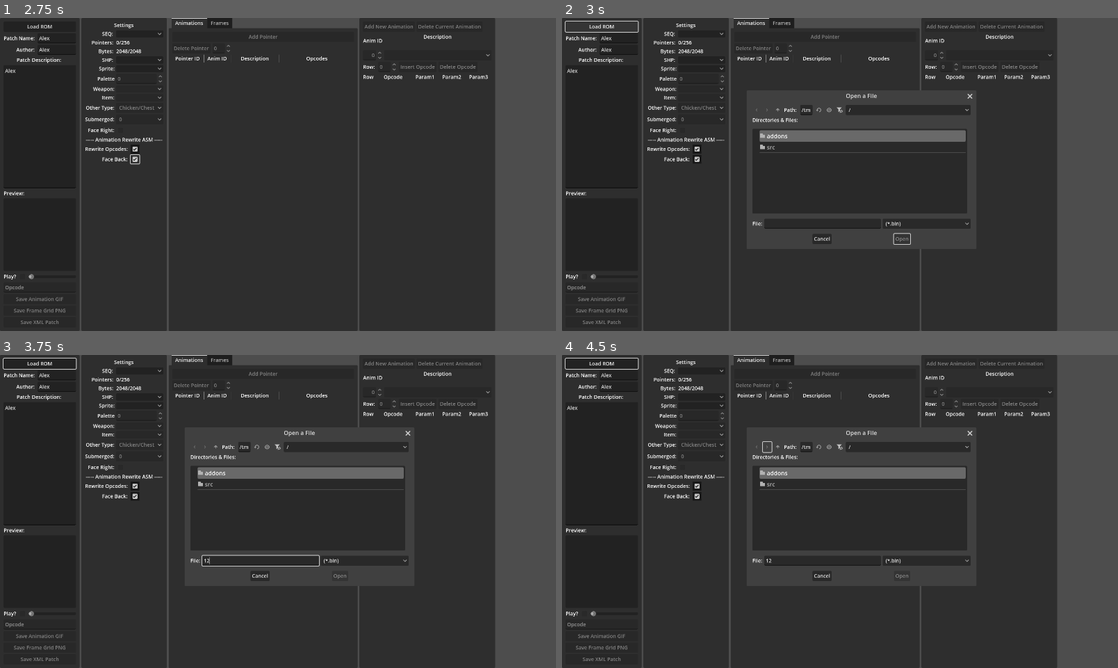
Above: before the commit, frames 1-4 (two rows, left to right).
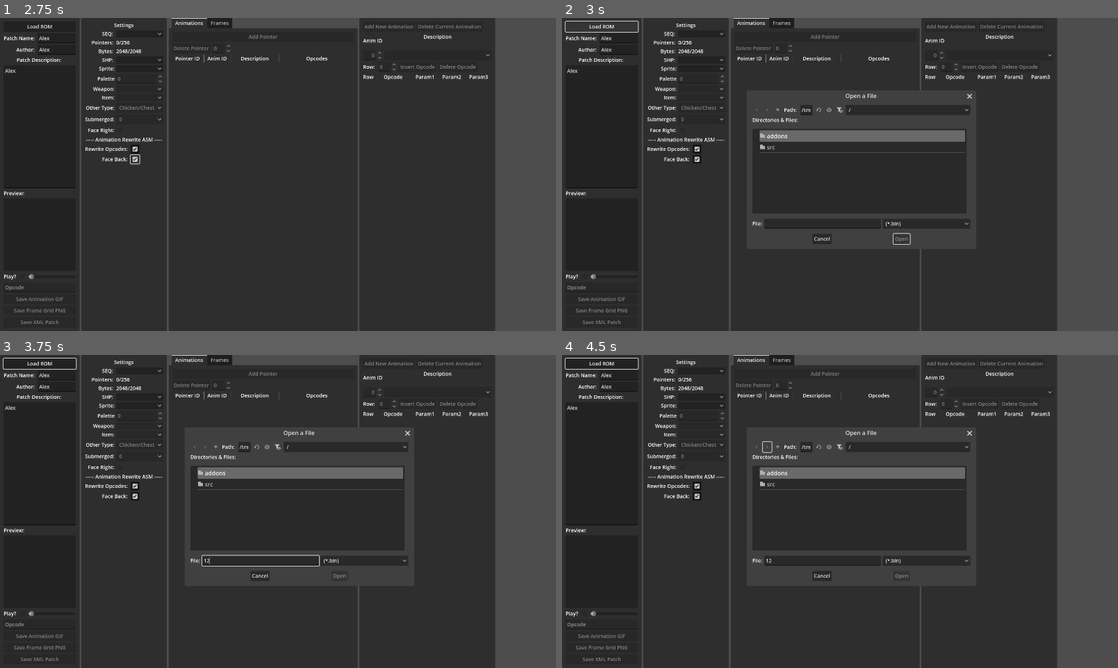
Above: after the commit, the same moments.

Repository: mrgudenheim/TacticsEngineG
Game: Godot game, scene res://src/fftae/fftae.tscn
Two runs of this game, one before a commit and one after it. Both use one fixed random seed, a clock stepped at 60 frames per second and the inputs below.
Inputs (mouse positions are in pixels of both pictures, inside the frame that each line leads up to):
- Up to frame 1 (2.75 s): click (55, 36) at 0.52 s; type "Alex" at 0.6 s; click (55, 49) at 0.75 s; type "Alex" at 0.83 s; click (38, 127) at 0.98 s; type "Alex" at 1.07 s; click (133, 149) at 1.25 s; click (133, 158) at 2 s
- Up to frame 2 (3 s): click "Load ROM" at 2.75 s
- Up to frame 3 (3.75 s): click (261, 561) at 3.52 s; type "12" at 3.6 s
- Up to frame 4 (4.5 s): click (767, 445) at 4.25 s

Frame 1 is identical in both runs. In frame 2, less than 0.1% of the frame differs, in the area x 51-74%, y 24-73%; in frame 3, less than 0.1%; in frame 4, less than 0.1%.
Error in both runs: Invalid access to property or key of type 'String' on a base object of type 'Dictionary[String, FileRecord]'. (res://src/fftae/fftae.gd:49)

Commit message:
fixed dropdown being overly large for short animation names

Diff:
--- a/src/fftae/fftae.tscn
+++ b/src/fftae/fftae.tscn
@@ -651,6 +651,7 @@
 layout_mode = 2
 size_flags_horizontal = 3
 disabled = true
+fit_to_longest_item = false
 
 [node name="Functions" type="HBoxContainer" parent="HBoxContainer/AnimationEditor/MarginContainer/VBoxContainer"]
 layout_mode = 2
